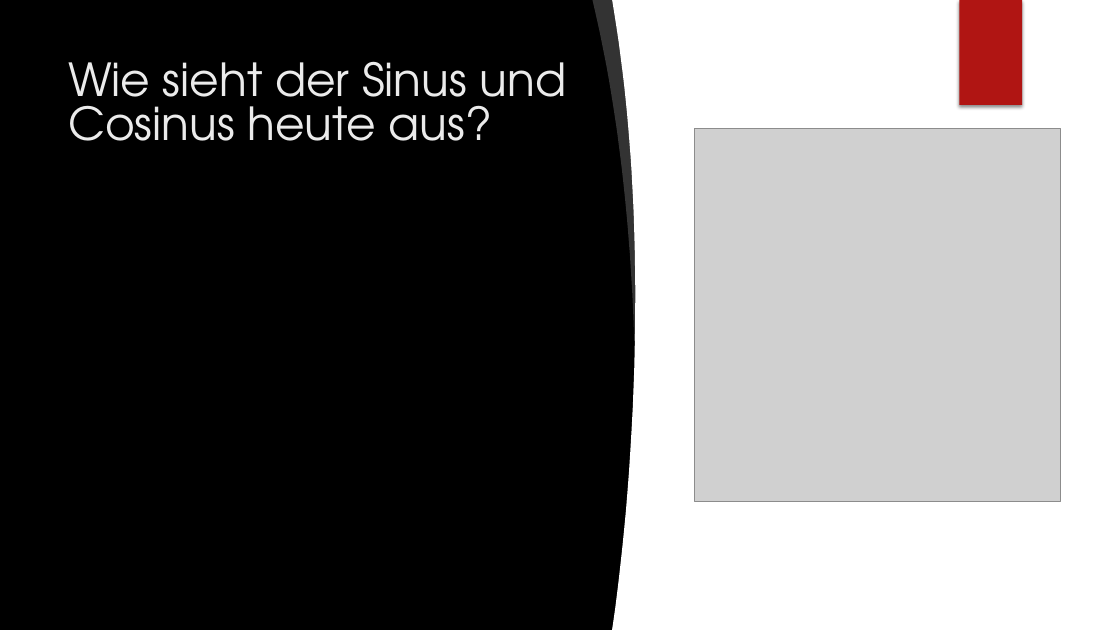
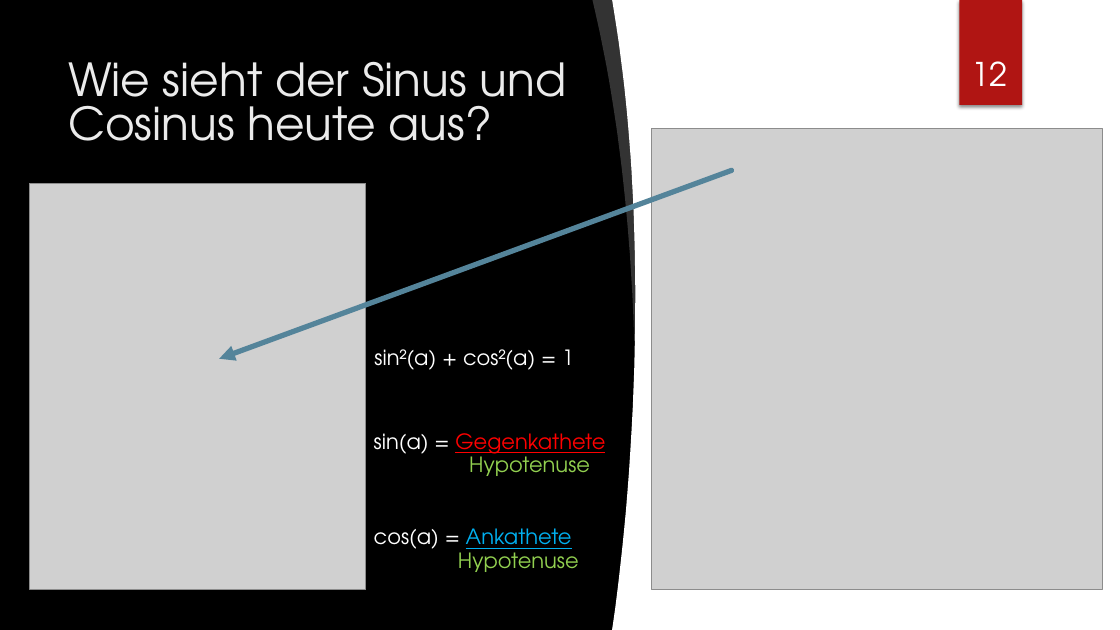
Before and after one commit to ProofTyler/hs, a slide deck: slide 12 of material/Sinus und Kosinus.pptx (slide 11 before the commit). Drawn at 1120x630 pixels with LibreOffice and Linux fonts; fonts in the diff are those of the drawing; grey boxes stand for pictures; background and template pictures are left out. Boxes give left, top, right and bottom in pixels: in the first picture for what was removed or moved away, otherwise in the second. Text is boxed around its words. In the diff, an @@ line names an element or a change of style, - is before the commit and + after.

```diff
--- a/material/Sinus und Kosinus.pptx
+++ b/material/Sinus und Kosinus.pptx
@@ page number added at (x1=971, y1=61, x2=1007, y2=86), 28 pt, text #FFFFFF @@
+12
@@ picture resized from (x1=695, y1=129, x2=1060, y2=502) to (x1=651, y1=129, x2=1102, y2=590) @@
@@ arrow added from (732, 171) to (219, 359), #54849A 4.5 pt @@
@@ picture added at (x1=30, y1=183, x2=365, y2=589) @@
@@ picture added at (x1=30, y1=183, x2=365, y2=590) @@
@@ text added at (x1=374, y1=349, x2=574, y2=370), 18 pt, text #FFFFFF @@
+sin²(a) + cos²(a) = 1
@@ text added at (x1=374, y1=433, x2=605, y2=459), 18 pt, text #FF0000, underline @@
+sin(a) = Gegenkathete
@@ text added at (x1=469, y1=450, x2=590, y2=476), 18 pt, text #92D050 @@
+Hypotenuse
@@ text added at (x1=374, y1=528, x2=572, y2=554), 18 pt, text #00B0F0, underline @@
+cos(a) = Ankathete
@@ text added at (x1=458, y1=548, x2=579, y2=572), 18 pt, text #92D050 @@
+Hypotenuse
```
Also in this commit, not shown: 12 other slides changed, 7 slides added.
